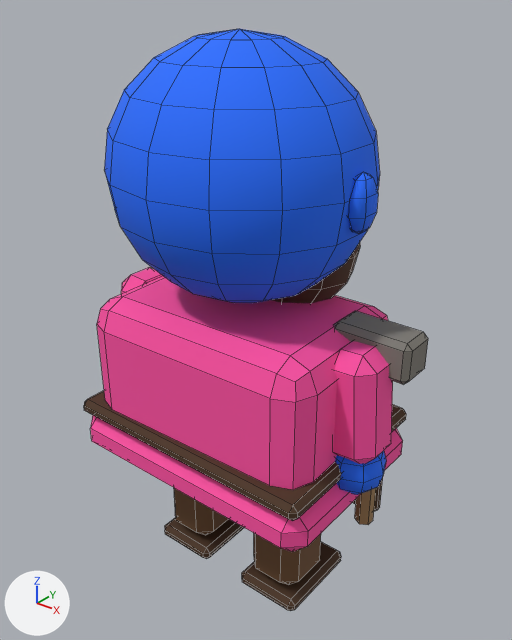
An edit to the FBX model client/CultOfComfort.Unity/Assets/Resources/Art/Models/blacksmith.fbx, drawn before and after from the same camera.
Before and after are seen from a camera (50 mm lens) standing at (0.607, -0.727, 0.915) and looking at (0.006, 0.024, 0.449). Every picture has the same lights, and +X, +Y and +Z are marked at lower left. The picture after the commit comes second. Mesh edges are drawn as thin lines. Where no turn or scale is listed for an object, it has been applied to the vertices.

Objects in the first picture: 'ArmL', 'ArmR', 'Body', 'Head', 'LegL', 'LegR', 'Weapon'.
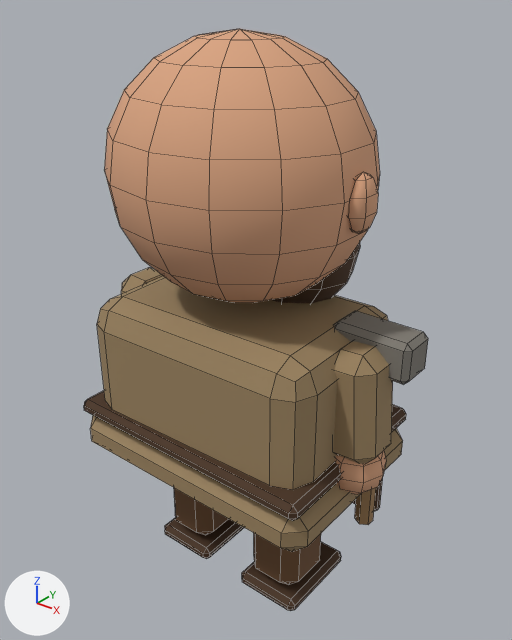
Location of each change, (x1, y1, x2, y2) in pixels of the pictures (512 x 640 px):
part 1 of me_head, surface changed (blue to brown): (104, 29, 380, 303) in both
part 2 of me_arml, surface changed (pink to brown): (121, 268, 163, 294) in both
part 3 of me_body, surface changed (pink to brown): (90, 276, 403, 552) in both
part 4 of me_armr, surface changed (pink to brown): (333, 341, 393, 495) in both

The change in detail:
me_arml has 66 vertices, 74 faces and spans x -0.045..0.045, y -0.045..0.045, z -0.221..0.009.
me_arml is used by ob_arml; location (-0.206, 0.0, 0.47).
me_arml part 2: 74 kept faces spanning x -0.045..0.045, y -0.045..0.045, z -0.221..0.009 get new texture (UV) coordinates.
me_armr has 66 vertices, 74 faces and spans x -0.045..0.045, y -0.045..0.045, z -0.221..0.009.
me_armr is used by ob_armr; location (0.206, 0.0, 0.47).
me_armr part 4: 74 kept faces spanning x -0.045..0.045, y -0.045..0.045, z -0.221..0.009 get new texture (UV) coordinates.
me_head has 532 vertices, 604 faces and spans x -0.202..0.202, y -0.174..0.198, z -0.053..0.352.
me_head is used by ob_head; location (0.0, 0.0, 0.504).
me_head part 1: 604 kept faces spanning x -0.202..0.202, y -0.174..0.198, z -0.053..0.352 get new texture (UV) coordinates.
me_body has 128 vertices, 132 faces and spans x -0.215..0.215, y -0.153..0.174, z 0.076..0.487.
me_body is used by ob_body; location (0.0, 0.0, 0.0).
me_body part 3: texture (UV) coordinates of 132 of 132 faces, centred in x -0.215..0.215, y -0.153..0.174, z 0.076..0.487, changed; they spanned u 0.31..0.56, v 0.38..0.62 and now span u 0.31..0.56, v 0.5..0.7.
